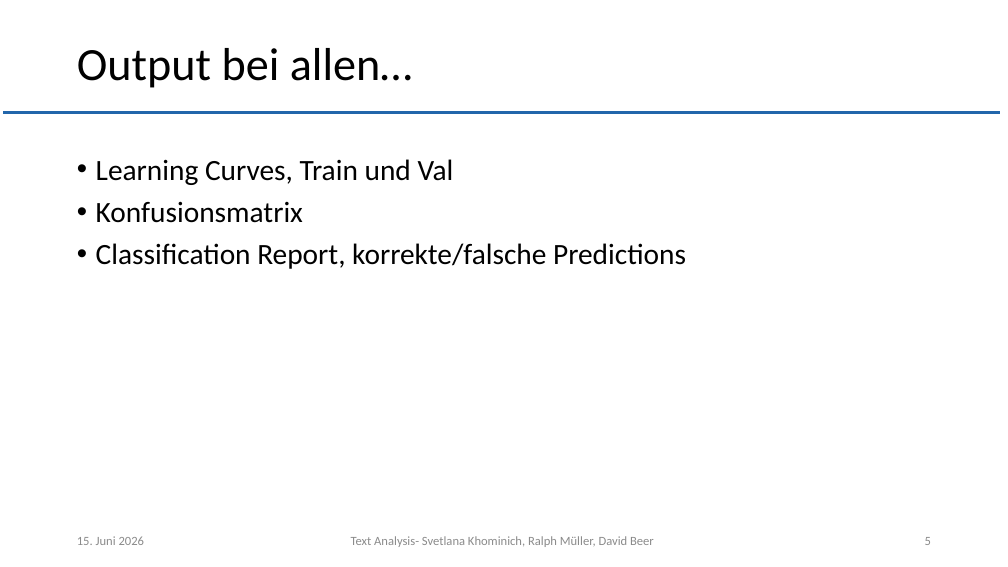
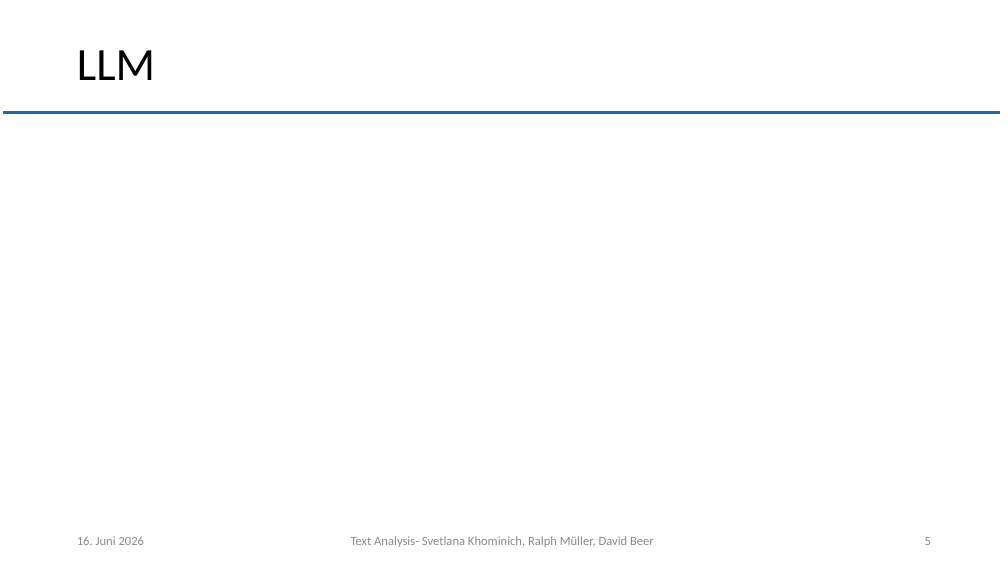
Before and after one commit to muellR/text_analysis, a slide deck: slide 5 of presentation/ln_text_analysis.pptx. Drawn at 1008x567 pixels with LibreOffice and Linux fonts; fonts in the diff are those of the drawing; background and template pictures are left out. Boxes give left, top, right and bottom in pixels: in the first picture for what was removed or moved away, otherwise in the second. Text is boxed around its words. In the diff, an @@ line names an element or a change of style, - is before the commit and + after.

```diff
--- a/presentation/ln_text_analysis.pptx
+++ b/presentation/ln_text_analysis.pptx
@@ title at (x1=77, y1=50, x2=155, y2=80): text changed @@
-Output bei allen…
+LLM
@@ text removed at (x1=96, y1=159, x2=686, y2=269) @@
-• Learning Curves, Train und Val
-• Konfusionsmatrix
-• Classification Report, korrekte/falsche Predictions
```
Also in this commit, not shown: 18 other slides changed, 1 slide removed, 3 other files.
